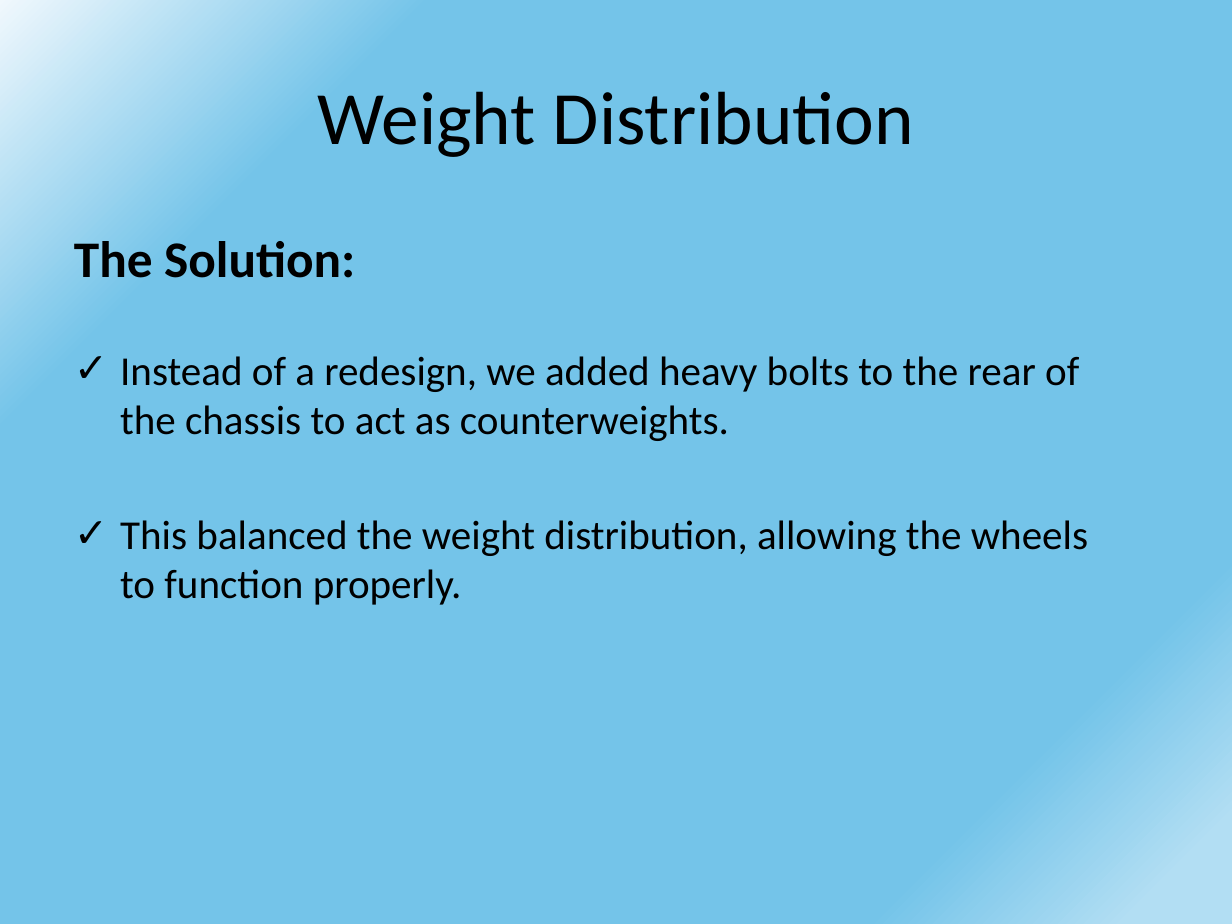
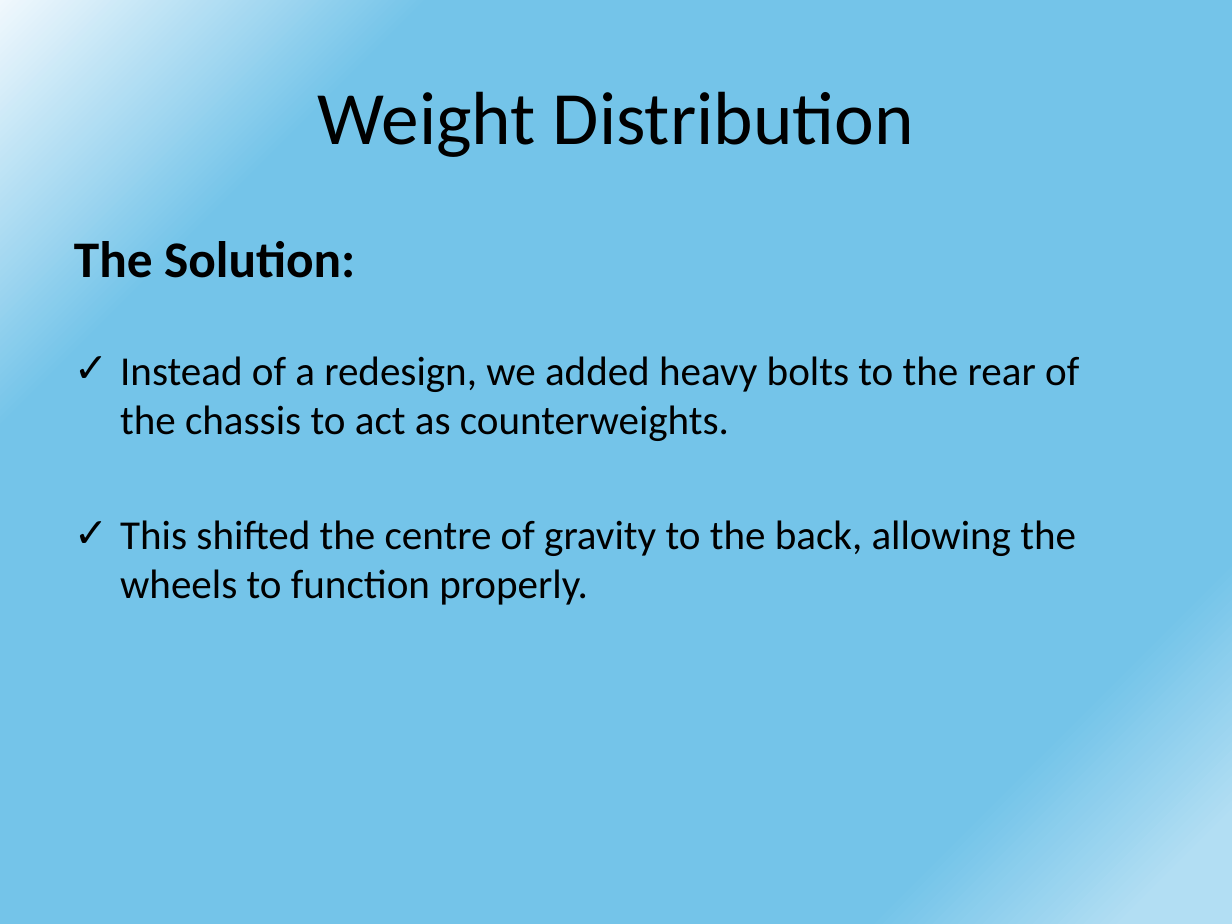
Before and after one commit to DariaShushkova/Autonomous_vehicle_prototype, a slide deck: slide 16 of Presentation.pptx. Drawn at 1232x924 pixels with LibreOffice and Linux fonts; fonts in the diff are those of the drawing. Boxes give left, top, right and bottom in pixels: in the first picture for what was removed or moved away, otherwise in the second. Text is boxed around its words. In the diff, an @@ line names an element or a change of style, - is before the commit and + after.

```diff
--- a/Presentation.pptx
+++ b/Presentation.pptx
@@ text at box(120, 520, 1076, 605): text changed @@
-✓ This balanced the weight distribution, allowing the wheels to function properly.
+✓ This shifted the centre of gravity to the back, allowing the wheels to function properly.
```
Also in this commit, not shown: 5 other slides changed.
